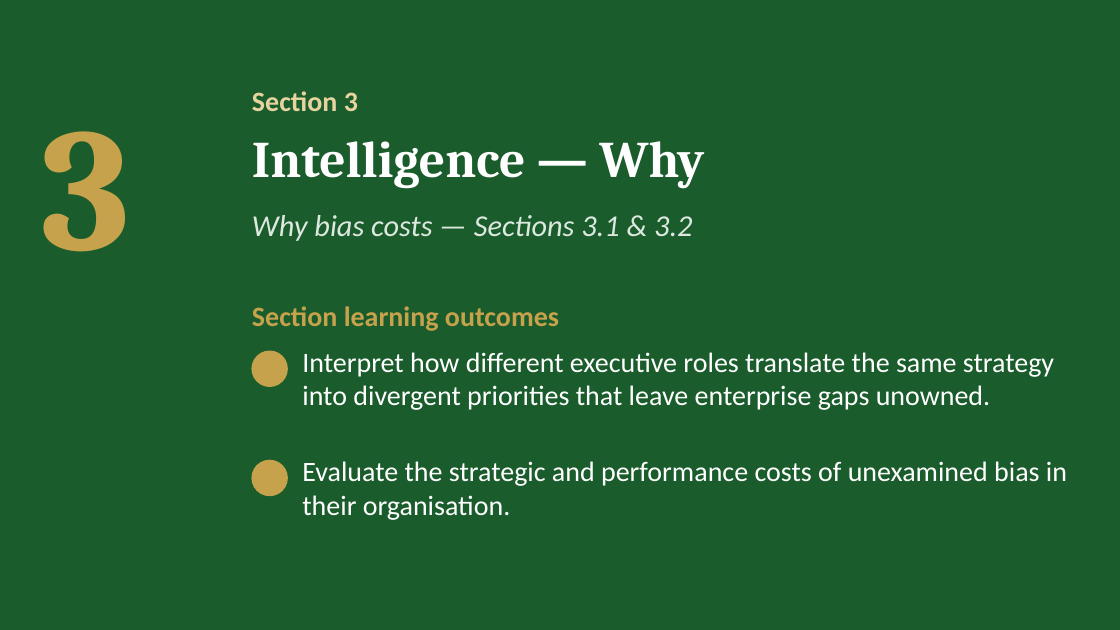
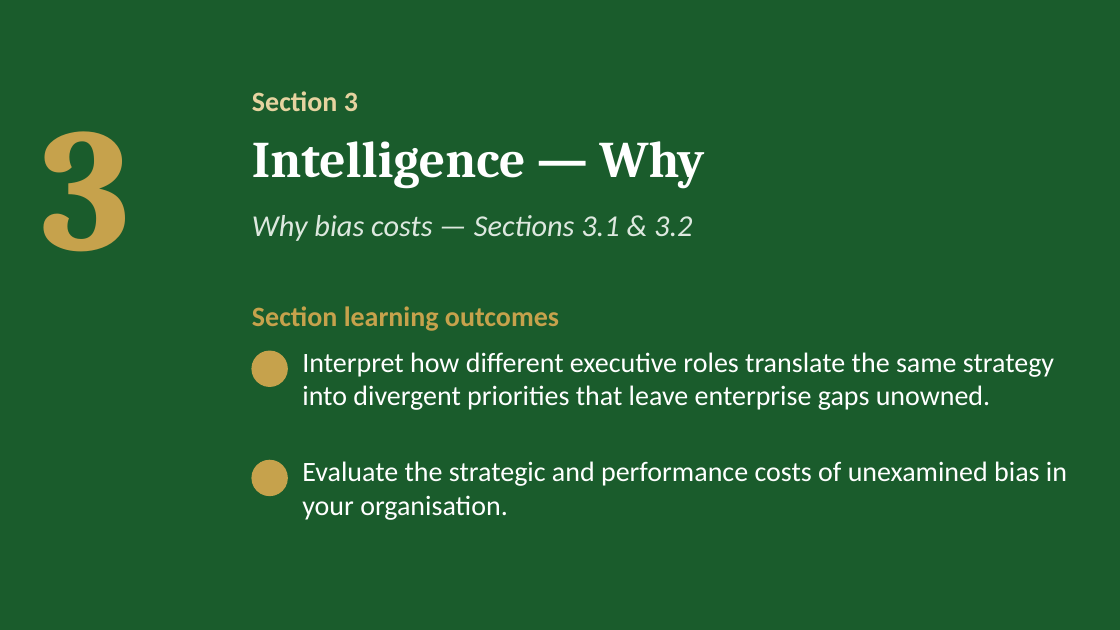
Before and after one commit to IBSL26/ibsl-platform, a slide deck: slide 15 of Unit decks/Unit 01 - Behavioural Strategy Fundamentals.pptx (slide 16 before the commit). Drawn at 1120x630 pixels with LibreOffice and Linux fonts; fonts in the diff are those of the drawing; background and template pictures are left out. Boxes give left, top, right and bottom in pixels: in the first picture for what was removed or moved away, otherwise in the second. Text is boxed around its words. In the diff, an @@ line names an element or a change of style, - is before the commit and + after.

Commit message:
Unit 1: participant text reframed, deck final

```diff
--- a/Unit decks/Unit 01 - Behavioural Strategy Fundamentals.pptx
+++ b/Unit decks/Unit 01 - Behavioural Strategy Fundamentals.pptx
@@ text at (302,461,1067,520): text changed @@
-Evaluate the strategic and performance costs of unexamined bias in their organisation.
+Evaluate the strategic and performance costs of unexamined bias in your organisation.
```
Also in this commit, not shown: 25 other slides changed, 9 slides added, 11 slides removed, 3 other files.
